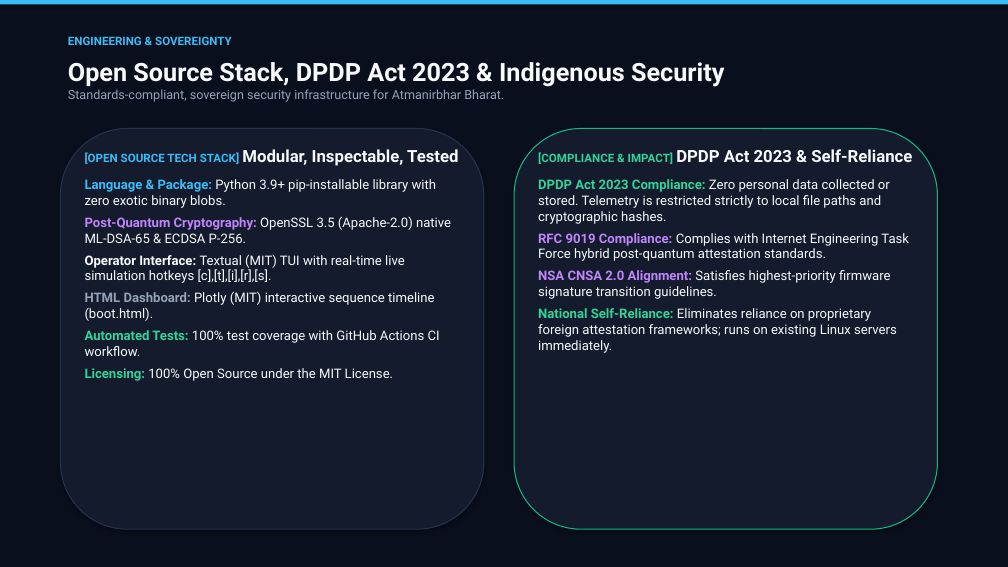
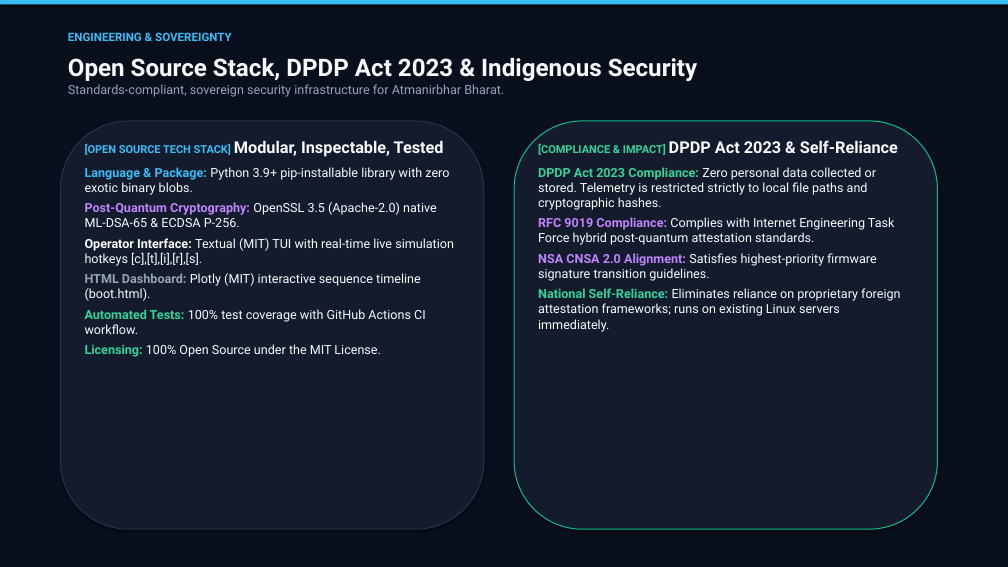
Before and after one commit to basithladdu/prahari, a slide deck: slide 7 of docs/PRAHARI.pptx. Drawn at 1008x567 pixels with LibreOffice and Linux fonts; fonts in the diff are those of the drawing. Boxes give left, top, right and bottom in pixels: in the first picture for what was removed or moved away, otherwise in the second. Text is boxed around its words. In the diff, an @@ line names an element or a change of style, - is before the commit and + after.

```diff
--- a/docs/PRAHARI.pptx
+++ b/docs/PRAHARI.pptx
@@ text "ENGINEERING & SOVEREIGNTY": place and size @@
-text "ENGINEERING & SOVEREIGNTY" at bbox=[68, 36, 232, 45]
+text "ENGINEERING & SOVEREIGNTY" at bbox=[68, 32, 232, 41]
@@ text at bbox=[68, 58, 697, 81]: size 24 to 23 pt in "Open Source Stack, DPDP Act 2023 & ..." @@
@@ rounded rectangle: place and size @@
-rounded rectangle at bbox=[60, 129, 484, 529]
+rounded rectangle at bbox=[60, 121, 484, 529]
@@ text "[OPEN SOURCE TECH STACK] Modular, ...": place and size @@
-text "[OPEN SOURCE TECH STACK] Modular, ..." at bbox=[85, 149, 458, 381]
+text "[OPEN SOURCE TECH STACK] Modular, ..." at bbox=[85, 140, 454, 357]
@@ text "[OPEN SOURCE TECH STACK] Modular, ..." at bbox=[85, 140, 454, 357]: size 11 to 10.5 pt in "[OPEN SOURCE TECH STACK]"; size 16 to 15.5 pt in "Modular, Inspectable, Tested"; size 12.5 to 12 pt in "Language & Package: Python 3.9+ pip-installable library ...", "Post-Quantum Cryptography: OpenSSL 3.5 (Apache-2.0) native M ...", "Operator Interface: Textual (MIT) TUI with real-time ...", "HTML Dashboard: Plotly (MIT) interactive sequence timeline ..." and 2 more places; less space between paragraphs @@
@@ rounded rectangle: place and size @@
-rounded rectangle at bbox=[514, 129, 938, 529]
+rounded rectangle at bbox=[514, 121, 938, 529]
@@ text "[COMPLIANCE & IMPACT] DPDP Act ...": place and size @@
-text "[COMPLIANCE & IMPACT] DPDP Act ..." at bbox=[538, 149, 912, 353]
+text "[COMPLIANCE & IMPACT] DPDP Act ..." at bbox=[538, 140, 900, 332]
@@ text "[COMPLIANCE & IMPACT] DPDP Act ..." at bbox=[538, 140, 900, 332]: size 11 to 10.5 pt in "[COMPLIANCE & IMPACT]"; size 16 to 15.5 pt in "DPDP Act 2023 & Self-Reliance"; size 12.5 to 12 pt; less space between paragraphs @@
```
Also in this commit, not shown: 6 other slides changed.
